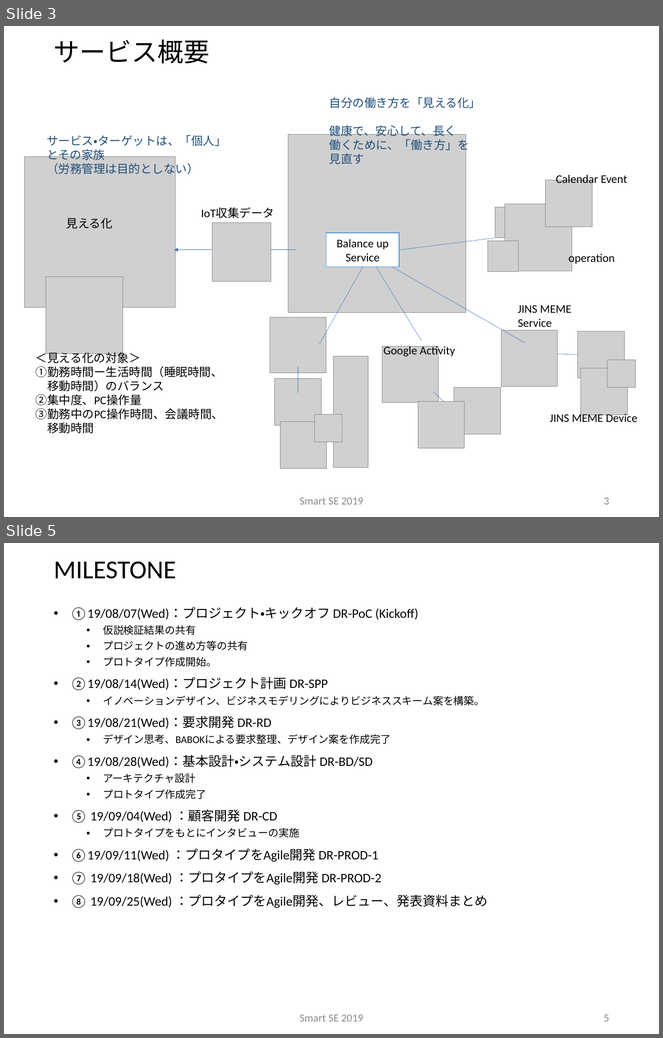
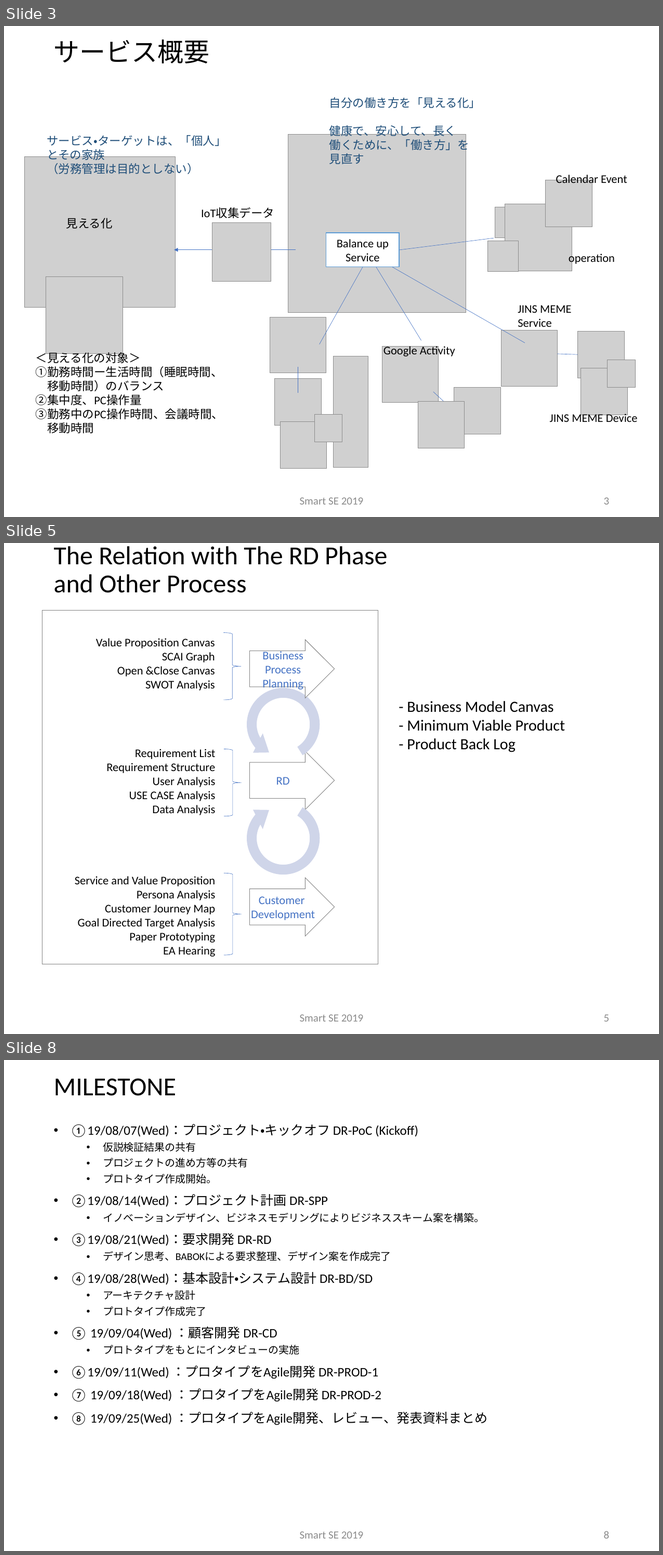
Before and after one commit to sakai-memoru/smartse19, a slide deck: _project_docs/SSE19_SPP.pptx. Shown one above the other, each under a label of ours: slides 3 and 5 before the commit, slides 3, 5 and 8 after it; the slides between them are not shown. The pictures are 663x1038 and 663x1555 pixels, drawn with LibreOffice and Linux fonts; fonts in the diff are those of the drawing; grey boxes stand for pictures; background and template pictures are left out. Boxes give left, top, right and bottom in pixels: in the first picture for what was removed or moved away, otherwise in the second. Text is boxed around its words. In the diff, an @@ line names an element or a change of style, - is before the commit and + after.

```diff
--- a/_project_docs/SSE19_SPP.pptx
+++ b/_project_docs/SSE19_SPP.pptx
@@ slide 5 added at [4,543,659,1034], background #FFFFFF @@
@@ title added at [54,546,387,593], 40 pt, text #000000 @@
+The Relation with The RD Phase
+and Other Process
@@ rectangle added at [42,611,378,964], outline #808080 0.75 pt @@
@@ right brace added at [223,633,241,700], outline #4472C4 0.5 pt @@
@@ text added at [96,638,215,691], 18 pt, text #000000 @@
+Value Proposition Canvas
+SCAI Graph
+Open &Close Canvas
+SWOT Analysis
@@ right arrow added at [249,640,334,698], fill #FFFFFF, outline #808080 0.75 pt, 18 pt, text #4472C4 @@
+Business Process Planning
@@ circular arrow added at [241,682,325,767], fill #CFD5EA @@
@@ text added at [407,701,565,752], 24 pt, text #000000 @@
+- Business Model Canvas
+- Minimum Viable Product
+- Product Back Log
@@ text added at [106,749,216,815], 18 pt, text #000000 @@
+Requirement List
+Requirement Structure
+User Analysis
+USE CASE Analysis
+Data Analysis
@@ right brace added at [224,749,242,817], outline #4472C4 0.5 pt @@
@@ right arrow added at [249,751,334,810], outline #808080 0.75 pt, 18 pt, text #4472C4 @@
+RD
@@ circular arrow added at [241,796,325,881], fill #CFD5EA @@
@@ text added at [75,876,215,957], 18 pt, text #000000 @@
+Service and Value Proposition
+Persona Analysis
+Customer Journey Map
+Goal Directed Target Analysis
+Paper Prototyping
+EA Hearing
@@ right brace added at [224,873,242,955], outline #4472C4 0.5 pt @@
@@ right arrow added at [249,878,334,937], fill #FFFFFF, outline #808080 0.75 pt, 18 pt, text #4472C4 @@
+Customer
+Development
@@ text added at [300,1015,364,1022], 16.8 pt, text #8C8C8C @@
+Smart SE 2019
@@ page number added at [604,1015,610,1022], 16.8 pt, text #8C8C8C @@
+5
@@ what was slide 5 is now slide 8 @@
@@ page number at [604,1532,610,1539]: text changed @@
-5
+8
```
Also in this commit, not shown: 6 slides changed, 4 other slides added, 1 other file.
